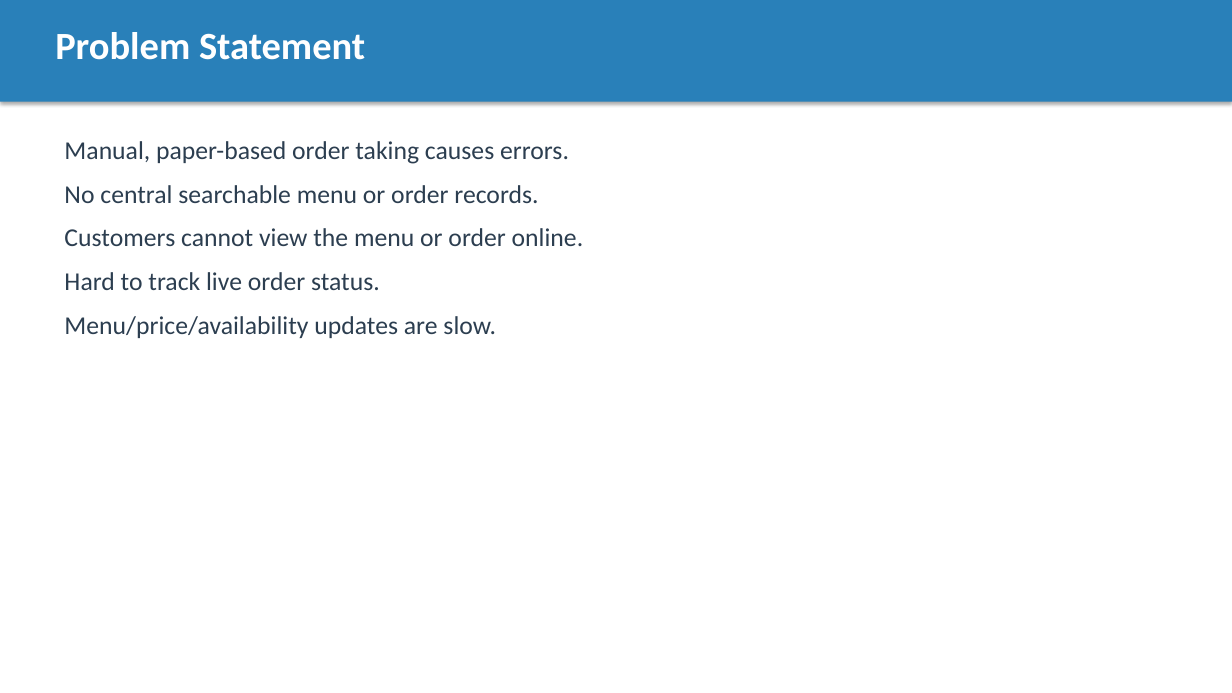
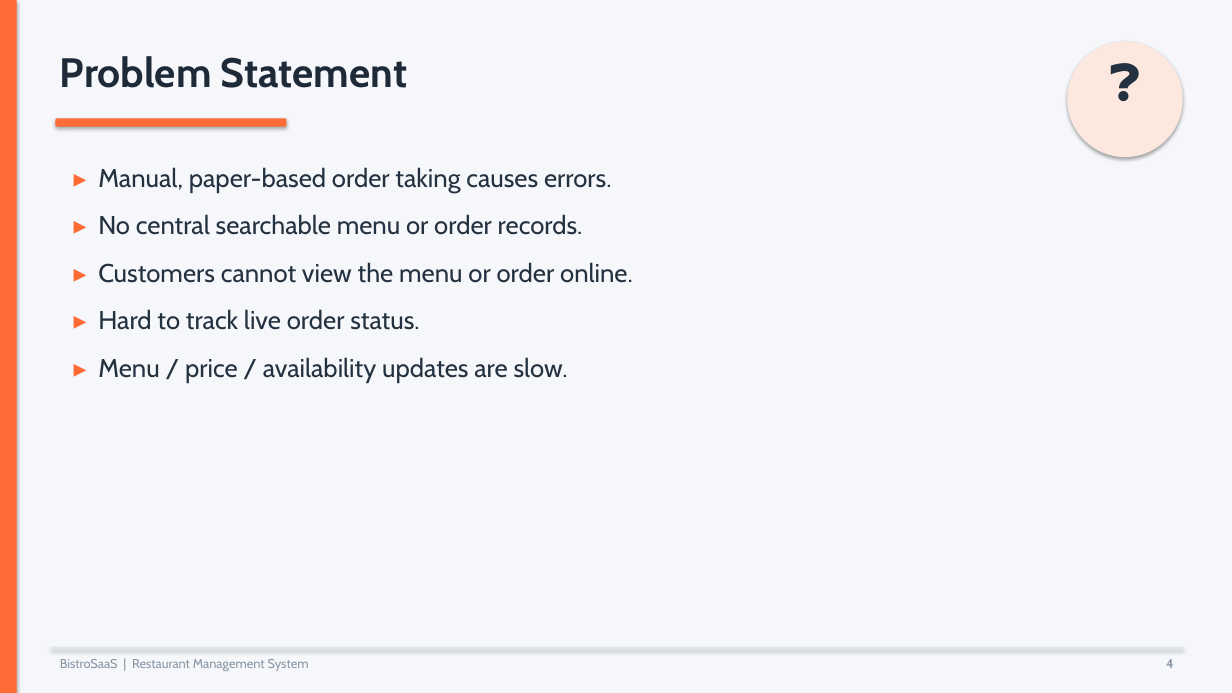
Before and after one commit to afridi-mussa/Resturant-Management-System, a slide deck: slide 4 of docs/Project_Presentation.pptx. Drawn at 1232x693 pixels with LibreOffice and Linux fonts; fonts in the diff are those of the drawing. Boxes give left, top, right and bottom in pixels: in the first picture for what was removed or moved away, otherwise in the second. Text is boxed around its words. In the diff, an @@ line names an element or a change of style, - is before the commit and + after.

```diff
--- a/docs/Project_Presentation.pptx
+++ b/docs/Project_Presentation.pptx
@@ background #FFFFFF to #F5F7FA @@
@@ rectangle removed at [0, 0, 1232, 102] @@
@@ rectangle added at [0, 0, 17, 693], fill #FF6B35 @@
@@ text "Problem Statement": place and size @@
-text "Problem Statement" at [55, 32, 365, 60]
+text "Problem Statement" at [60, 56, 407, 88]
@@ text "Problem Statement" at [60, 56, 407, 88]: size 30 to 32 pt, font Calibri to Cabin, text colour #FFFFFF to #1E2A38 @@
@@ ellipse added at [1067, 42, 1183, 157], fill #FDE8DF @@
@@ text added at [1067, 46, 1183, 152], 36 pt, text #243140 @@
+❓
@@ rounded rectangle added at [55, 118, 287, 127], fill #FF6B35 @@
@@ text at [98, 167, 633, 383]: text changed; font Calibri to Cabin; text colour #2C3E50 to #243140 @@
-Manual, paper-based order taking causes errors.
-No central searchable menu or order records.
-Customers cannot view the menu or order online.
-Hard to track live order status.
-Menu/price/availability updates are slow.
+▸ Manual, paper-based order taking causes errors.
+▸ No central searchable menu or order records.
+▸ Customers cannot view the menu or order online.
+▸ Hard to track live order status.
+▸ Menu / price / availability updates are slow.
@@ rectangle added at [51, 647, 1183, 649], fill #DDE3E9 @@
@@ text added at [60, 659, 309, 671], 10 pt, text #8A97A5 @@
+BistroSaaS | Restaurant Management System
@@ text added at [1166, 659, 1173, 668], 10 pt, text #8A97A5, bold @@
+4
```
Also in this commit, not shown: 19 other slides changed, 2 other files.
